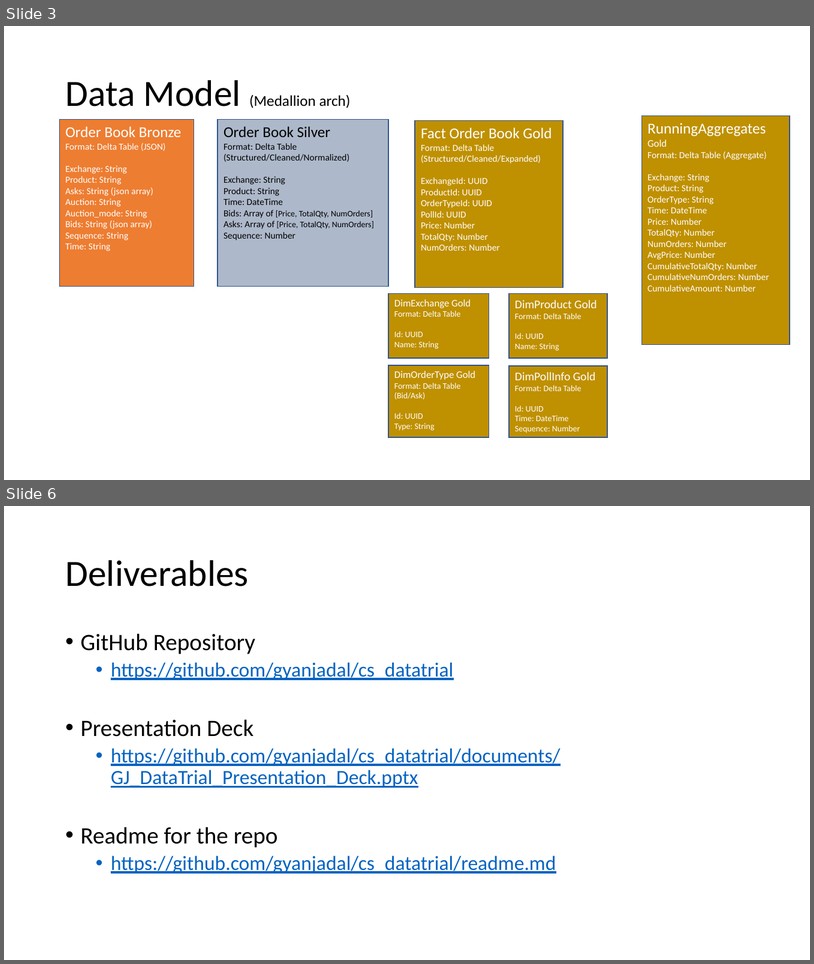
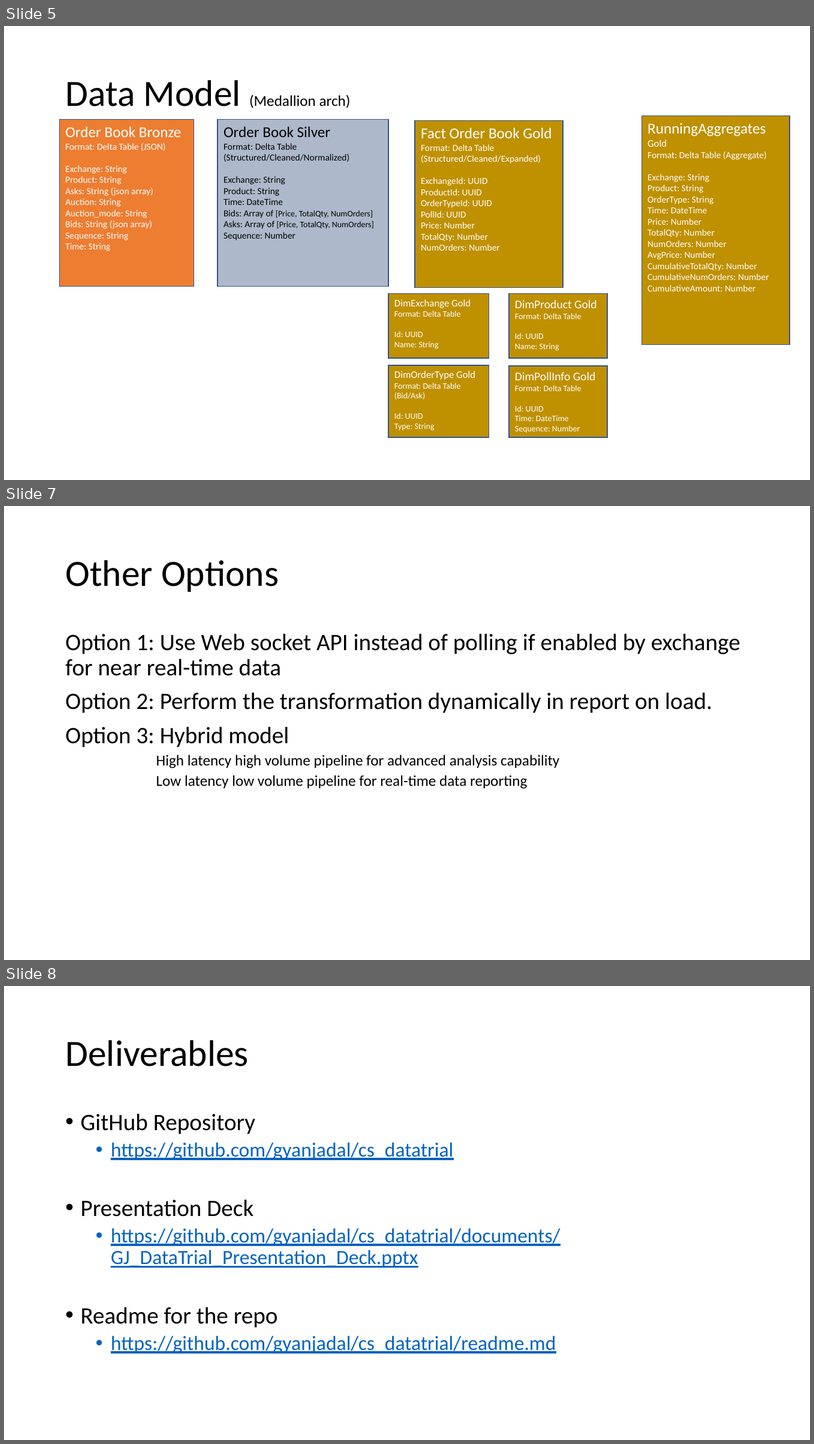
Before and after one commit to gyanjadal/cs_datatrial, a slide deck: documents/GJ_DataTrial_Presentation_Deck.pptx. Shown one above the other, each under a label of ours: slides 3 and 6 before the commit, slides 5, 7 and 8 after it; the slides between them are not shown. The pictures are 814x964 and 814x1444 pixels, drawn with LibreOffice and Linux fonts; fonts in the diff are those of the drawing. Boxes give left, top, right and bottom in pixels: in the first picture for what was removed or moved away, otherwise in the second. Text is boxed around its words. In the diff, an @@ line names an element or a change of style, - is before the commit and + after.

```diff
--- a/documents/GJ_DataTrial_Presentation_Deck.pptx
+++ b/documents/GJ_DataTrial_Presentation_Deck.pptx
@@ slide 7 added at (4, 506, 810, 960), background #FFFFFF @@
@@ title added at (65, 560, 279, 592), 44 pt, text #000000 @@
+Other Options
@@ text added at (65, 633, 741, 789), 28 pt, text #000000 @@
+Option 1: Use Web socket API instead of polling if enabled by exchange for near real-time data
+Option 2: Perform the transformation dynamically in report on load.
+Option 3: Hybrid model
+      High latency high volume pipeline for advanced analysis capability
+      Low latency low volume pipeline for real-time data reporting
@@ what was slide 3 is now slide 5 @@
@@ what was slide 6 is now slide 8 @@
```
Also in this commit, not shown: 2 slides changed, 2 other slides added, 1 slide removed.
